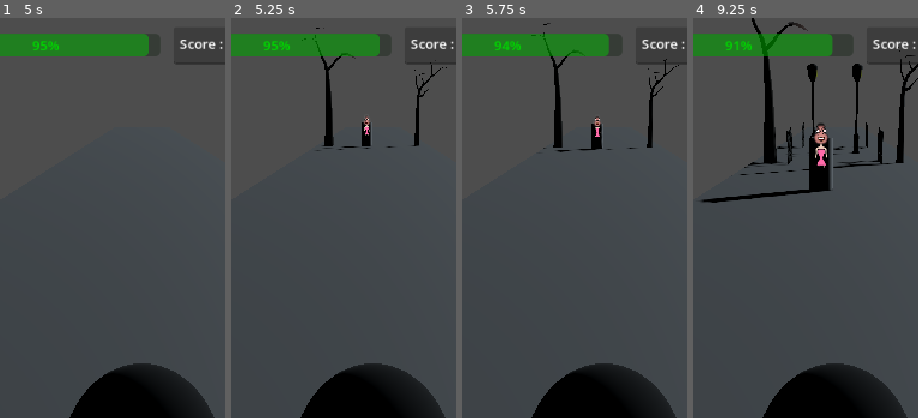
Above: before the commit, frames 1-4 (left to right).
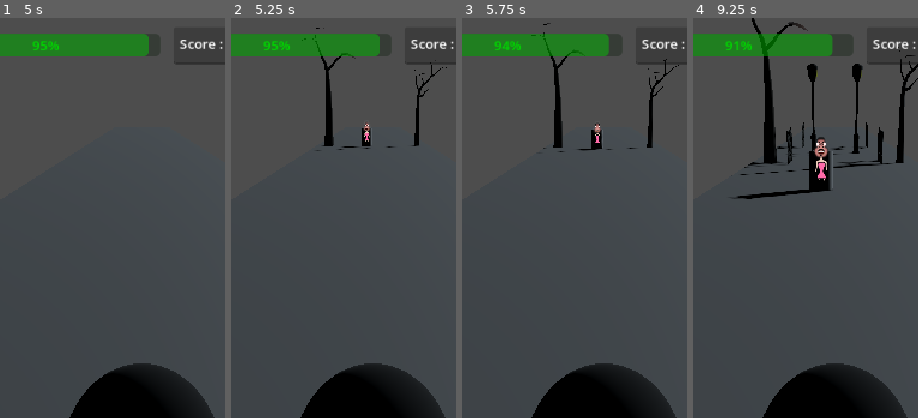
Above: after the commit, the same moments.

Repository: ESMA-NicolasR/face-snatcher
Game: Godot game, scene res://Alois/Scenes/TEST_face_snatcher.tscn
Same seed, same stepped clock (60 frames per second), same inputs: the game is played once before the commit and once after it.
Inputs:
- Up to frame 1 (5 s): tap Enter at 0.5, 2, 3.5 s; tap Space at 1.25, 2.75, 4.25 s
- Up to frame 2 (5.25 s): no input
- Up to frame 3 (5.75 s): no input
- Up to frame 4 (9.25 s): no input
The pictures show only the part of the screen within x 18-68%, y 0-50%; the shares and areas given below are measured in that part.

Frame 1 is identical in both runs. In frame 2, 0.2% of the frame differs, in the area x 41-63%, y 24-33%; in frame 3, 0.2%; in frame 4, 0.9%, in the area x 3-63%, y 26-47%.

Commit message:
PNJ quick fix

Diff:
--- a/Alois/Mesh/PNJ_mesh.tscn
+++ b/Alois/Mesh/PNJ_mesh.tscn
@@ -20,7 +20,7 @@
 shape = SubResource("BoxShape3D_k6bbx")
 
 [node name="NPC_Sprites" parent="." unique_id=1493722209 instance=ExtResource("2_gnl0j")]
-transform = Transform3D(-1, 0, -8.742278e-08, 0, 1, 0, 8.742278e-08, 0, -1, 0, 0.4951057, -0.5575457)
+transform = Transform3D(-1, 0, -8.742278e-08, 0, 1, 0, 8.742278e-08, 0, -1, 0, 0.5, -0.5)
 
 [connection signal="body_entered" from="Area3D" to="." method="_on_area_3d_body_entered"]
 [connection signal="body_exited" from="Area3D" to="." method="_on_area_3d_body_exited"]
--- a/Alois/Scenes/TEST_face_snatcher.tscn
+++ b/Alois/Scenes/TEST_face_snatcher.tscn
@@ -39,12 +39,12 @@
 [node name="Paths" type="Node3D" parent="." unique_id=1995780754]
 
 [node name="PNJ Left Path3D" type="Path3D" parent="Paths" unique_id=1600655904]
-transform = Transform3D(1, 0, 0, 0, 1, 0, 0, 0, 1, -0.35, 0.65, 0)
+transform = Transform3D(1, 0, 0, 0, 1, 0, 0, 0, 1, -0.35, 0.35, 0)
 curve = SubResource("Curve3D_1ptqf")
 debug_custom_color = Color(0.9522076, 0.08088475, 7.70092e-07, 1)
 
 [node name="PNJ Right Path3D" type="Path3D" parent="Paths" unique_id=487030063]
-transform = Transform3D(1, 0, 0, 0, 1, 0, 0, 0, 1, 0.35, 0.65, 0)
+transform = Transform3D(1, 0, 0, 0, 1, 0, 0, 0, 1, 0.35, 0.35, 0)
 curve = SubResource("Curve3D_1ptqf")
 debug_custom_color = Color(0.9522076, 0.08088475, 7.70092e-07, 1)
 
@@ -104,7 +104,6 @@
 [node name="PNJ Spawn Timer" type="Timer" parent="Timers" unique_id=362300206]
 wait_time = 5.0
 autostart = true
-ignore_time_scale = true
 
 [node name="Decoration Leftleft Timer1" type="Timer" parent="Timers" unique_id=479268536]
 wait_time = 5.0
--- a/Nicolas/npc_generator.gd
+++ b/Nicolas/npc_generator.gd
@@ -10,7 +10,7 @@
 @export var npc_scene : PackedScene = preload("res://Nicolas/npc_sprites.tscn")
 @export var spawnPoint : Node3D
 
-func _process(delta):
+func _process(_delta):
 	if(Input.is_action_just_pressed("debugSpawn")):
 		create_npc()
 
